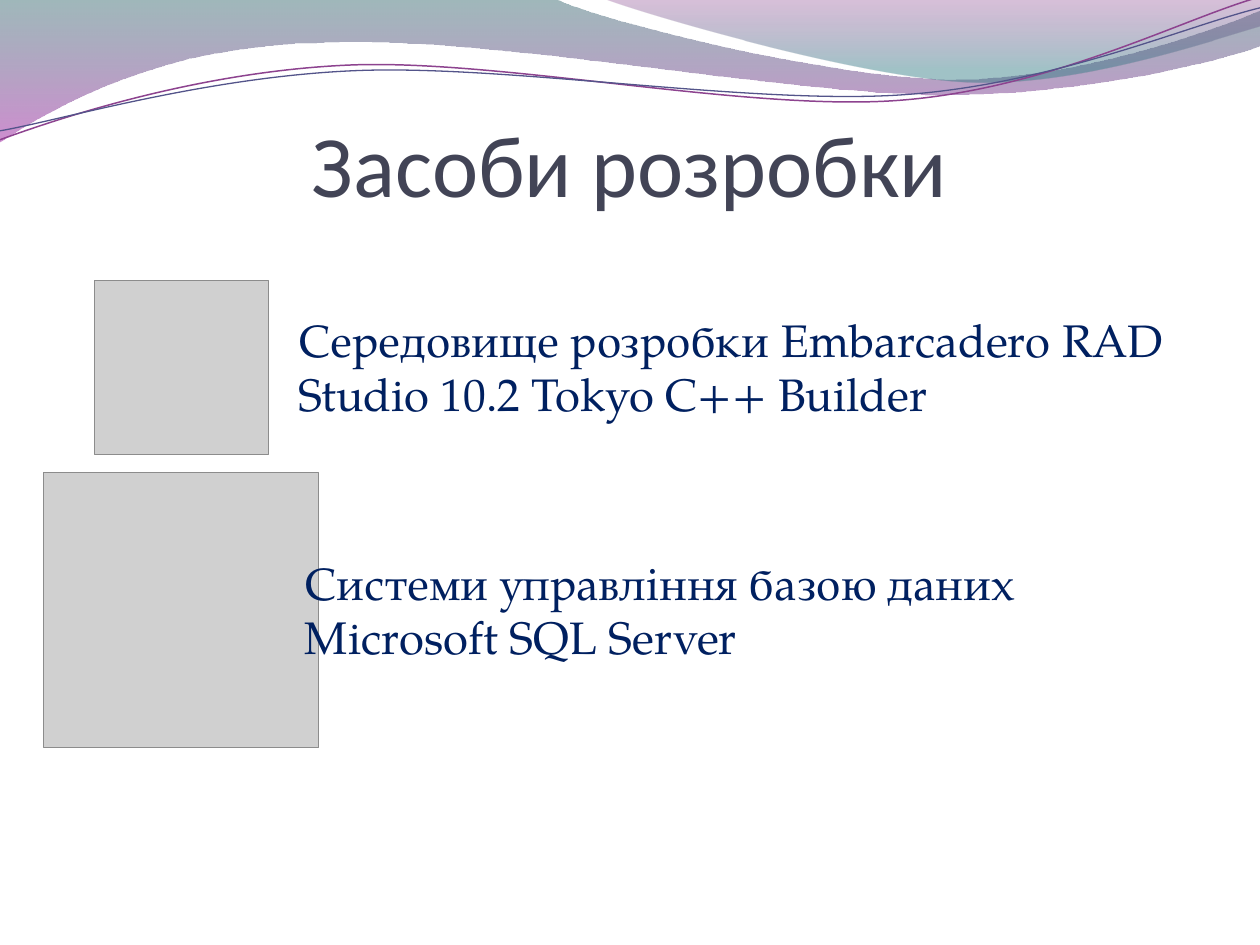
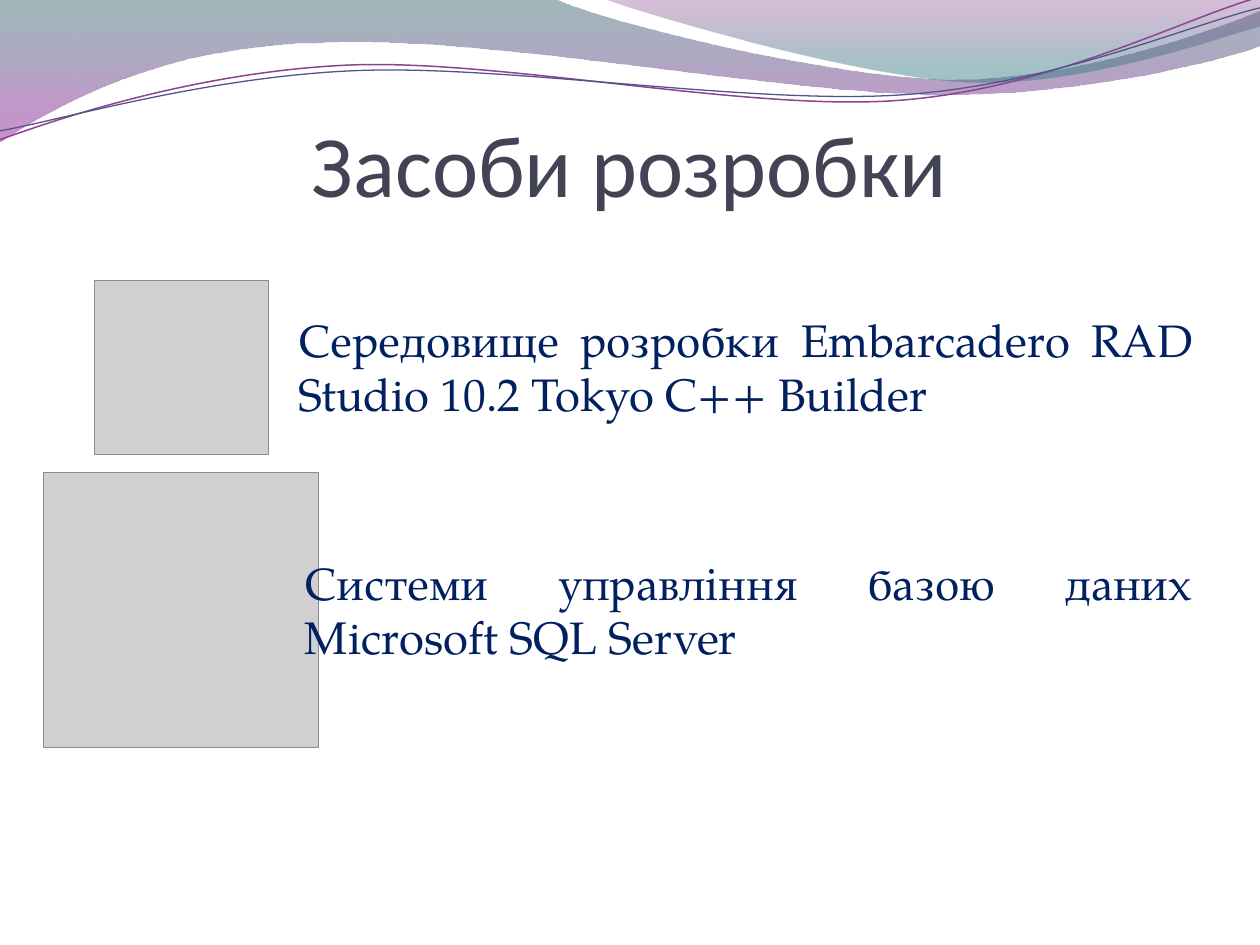
Before and after one commit to byYuraGudan/eMenu, a slide deck: slide 7 of Report/Презентація диплому.pptx. Drawn at 1260x945 pixels with LibreOffice and Linux fonts; fonts in the diff are those of the drawing; grey boxes stand for pictures; background and template pictures are left out. Boxes give left, top, right and bottom in pixels: in the first picture for what was removed or moved away, otherwise in the second. Text is boxed around its words. In the diff, an @@ line names an element or a change of style, - is before the commit and + after.

```diff
--- a/Report/Презентація диплому.pptx
+++ b/Report/Презентація диплому.pptx
@@ text "Середовище розробки Embarcadero RAD Studio ..." at <box>298,324,1193,424</box>: alignment left to justified @@
@@ text "Системи управління базою даних Microsoft ..." at <box>305,556,797,672</box>: alignment left to justified @@
```
Also in this commit, not shown: 4 other slides changed, 1 other file.
